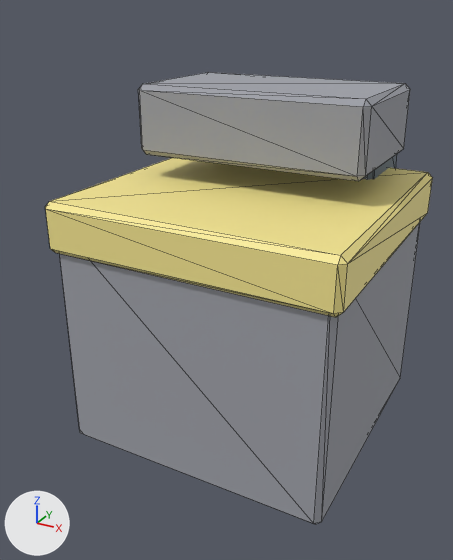
An edit to the glTF model game/art/world/intake_01.glb, drawn before and after from the same camera.
The view is the same before and after, from a 50 mm lens placed at (0.97, -2.019, 1.532), pointed at (-0.077, -0.115, 0.58). Arrows for +X, +Y and +Z are at lower left; the lights stay in place. The picture after the commit comes second. Mesh edges are drawn as thin lines. Vertices at exactly the same position are counted once.

Names of what the first picture shows: 'intake_01'.
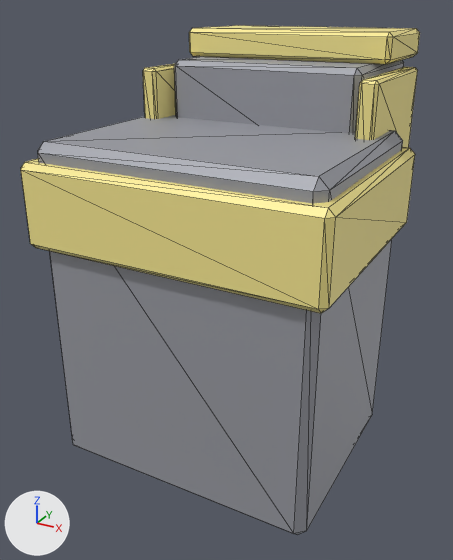
Where the change shows, as pixel boxes [x1, y1, x2, y2] in the pictures (453 x 560 px):
'intake_01', reshaped (13% taller)
    before: [45, 72, 433, 524]
    after: [21, 25, 420, 534]
part 1 of me_cube, rebuilt
    before: [60, 221, 421, 524]
    after: [38, 115, 403, 534]
part 2 of me_cube, rebuilt
    before: [363, 154, 397, 180]
    after: [174, 57, 404, 133]
part 3 of me_cube, rebuilt
    before: [45, 158, 433, 317]
    after: [21, 147, 415, 313]
part 4 of me_cube, added (yellow)
    after: [189, 25, 420, 64]
part 5 of me_cube, added (yellow)
    after: [143, 64, 176, 119]
part 6 of me_cube, added (yellow)
    after: [355, 67, 418, 148]
part 7 of me_cube, deleted
    before: [138, 72, 410, 181]

Diff of the bpy script that builds the scene:
```diff
--- a/game/art/world/intake_01.glb.py
+++ b/game/art/world/intake_01.glb.py
@@ me_cube @@
 # used by ob_intake_01; location = (0.0, 0.0, 0.0)
-me_cube.from_pydata(...)  # 104 vertices, 188 faces; spans x -0.52..0.52, y -0.572..0.572, z 0.0..1.275
+me_cube.from_pydata(...)  # 160 vertices, 288 faces; spans x -0.51..0.51, y -0.665..0.665, z 0.0..1.45
+# me_cube part 1: the loose piece of 24 vertices spanning x -0.5..0.5, y -0.553..0.447, z 0.0..0.9 is rebuilt with 24 vertices and now spans x -0.475..0.475, y -0.63..0.12, z 0.0..1.15
+# me_cube part 2: the loose piece of 24 vertices spanning x -0.35..0.35, y 0.222..0.572, z 0.875..1.225 is rebuilt with 24 vertices and now spans x -0.35..0.35, y -0.03..0.52, z 0.95..1.35, in mat_mat_intake_body (grey #a0a2aa)
+# me_cube part 3: the loose piece of 24 vertices spanning x -0.52..0.52, y -0.572..0.467, z 0.76..0.94 is rebuilt with 24 vertices and now spans x -0.51..0.51, y -0.665..0.155, z 0.81..1.09
+# me_cube part 4: a new loose piece of 24 vertices spanning x -0.39..0.39, y 0.145..0.545, z 1.35..1.45, in mat_mat_intake_band (yellow #f9ea93)
+# me_cube part 5: a new loose piece of 24 vertices spanning x -0.43..-0.37, y -0.105..0.395, z 0.975..1.325, in mat_mat_intake_band (yellow #f9ea93)
+# me_cube part 6: a new loose piece of 24 vertices spanning x 0.37..0.43, y -0.105..0.395, z 0.975..1.325, in mat_mat_intake_band (yellow #f9ea93)
+# me_cube part 7
+# 24 vertices are removed from x -0.425..0.425, y -0.153..0.347, z 1.025..1.275
+# 44 faces are deleted
+# other edits to the shape of me_cube do not show in these pictures
 me_cube.materials.append(mat_mat_intake_body)
```
